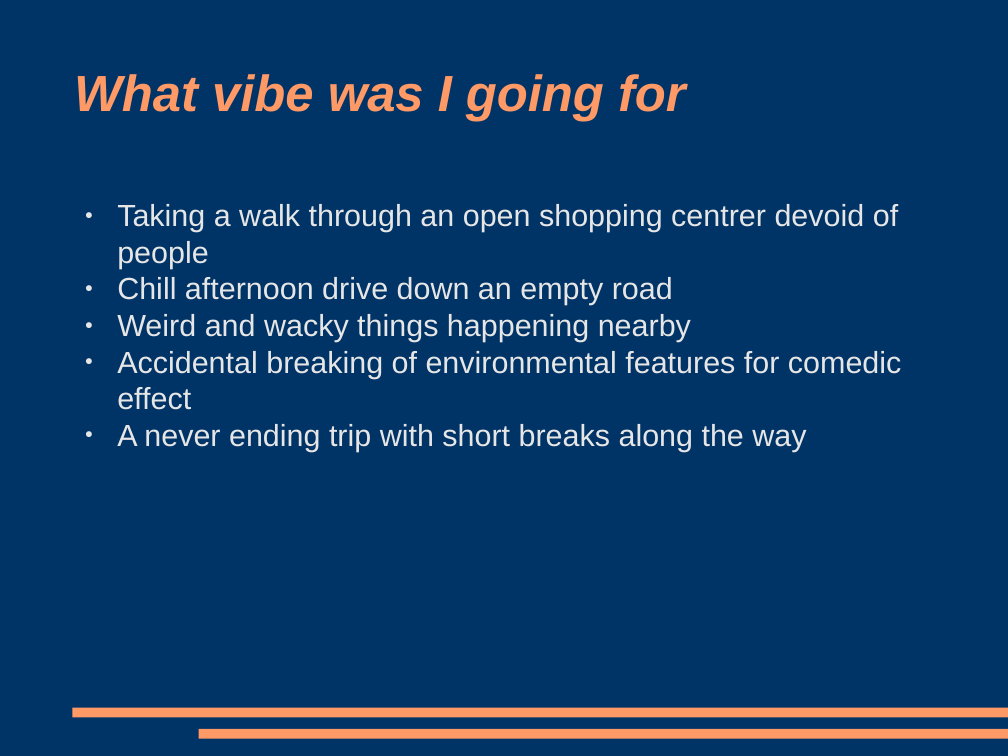
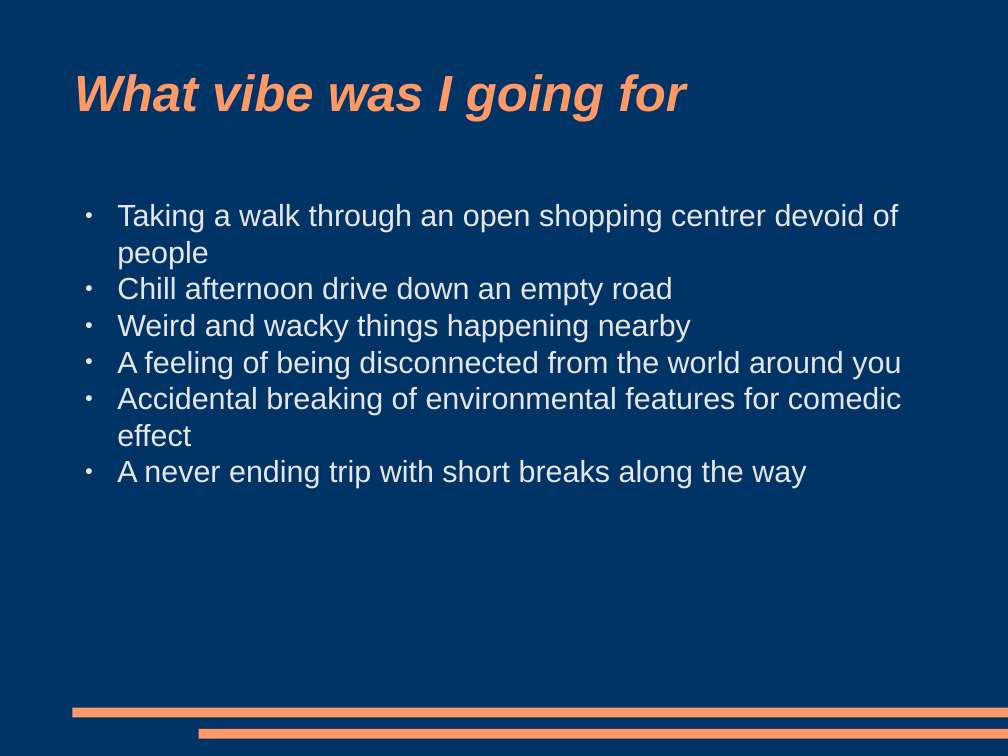
Before and after one commit to ktosox/GWJ77-Metamorphosis, a slide deck: slide 2 of PostJamAssesment.odp. Drawn at 1008x756 pixels with LibreOffice and Linux fonts; fonts in the diff are those of the drawing. Boxes give left, top, right and bottom in pixels: in the first picture for what was removed or moved away, otherwise in the second. Text is boxed around its words. In the diff, an @@ line names an element or a change of style, - is before the commit and + after.

```diff
--- a/PostJamAssesment.odp
+++ b/PostJamAssesment.odp
@@ text at (x1=117, y1=351, x2=901, y2=379): paragraph added @@
+● A feeling of being disconnected from the world around you
```
Also in this commit, not shown: 1 other slide changed, 7 other files.
